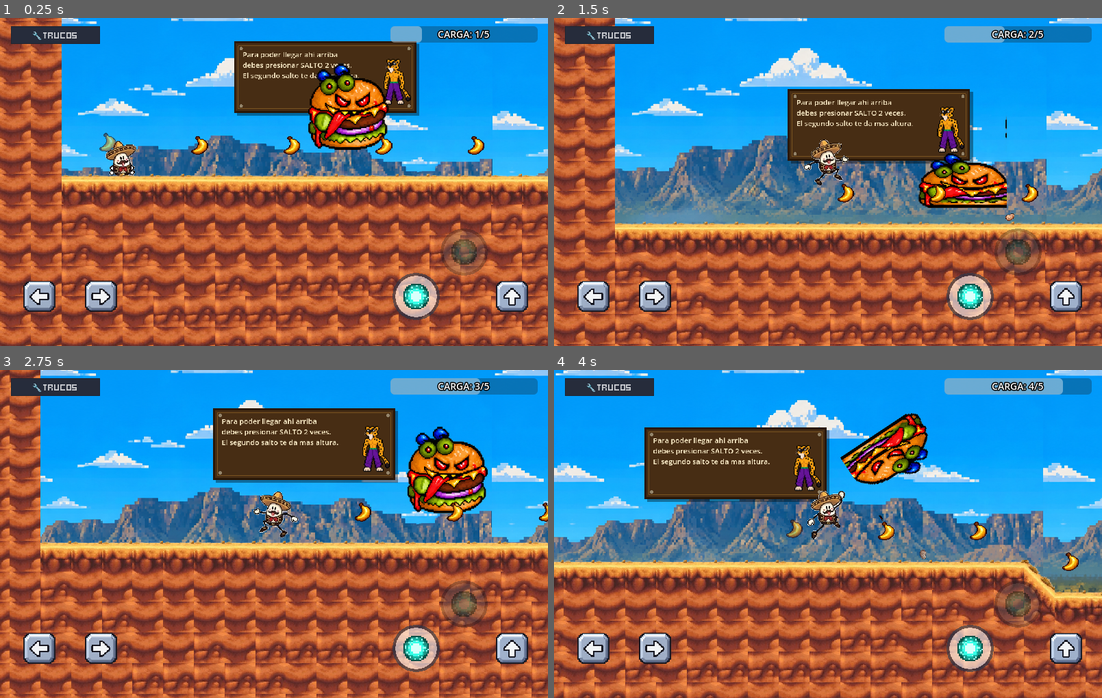
Above: before the commit, frames 1-4 (two rows, left to right).
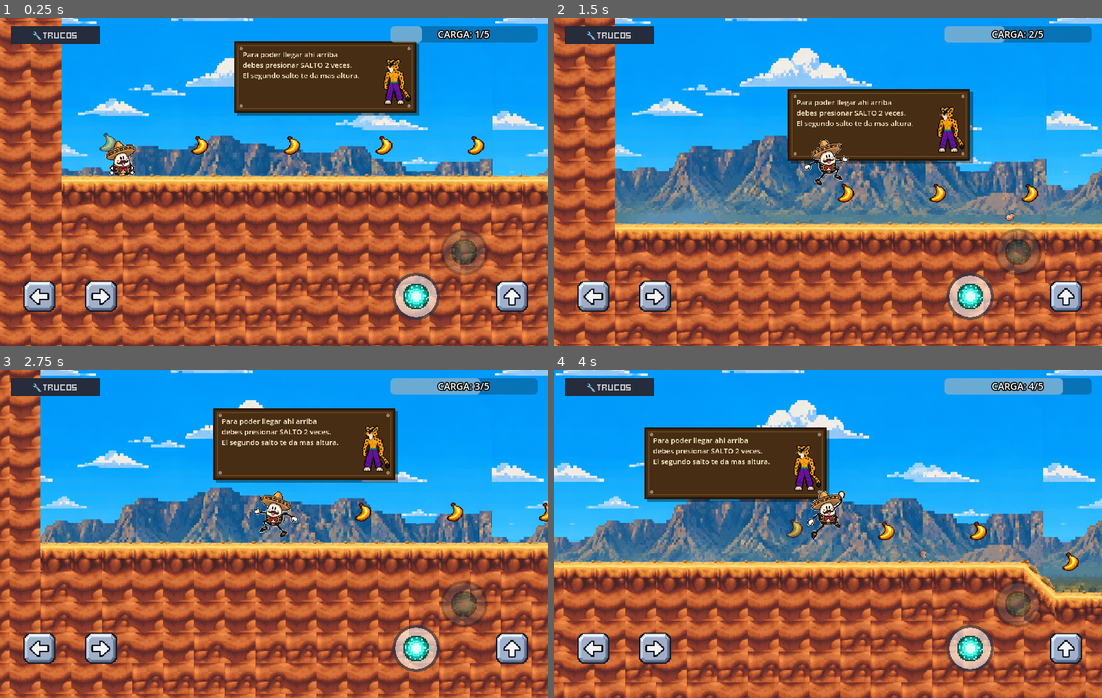
Above: after the commit, the same moments.

Repository: 2330215/aaaaaaaaaaa
Game: Godot game, scene res://game_singleplayer.tscn
The game is run twice, just before and just after one commit, with the same random seed, the same clock (stepped at 60 frames per second) and the same inputs.
Inputs (mouse positions are in pixels of both pictures, inside the frame that each line leads up to):
- Up to frame 1 (0.25 s): no input
- Up to frame 2 (1.5 s): tap Enter (ui_accept) at 0.5 s; move the mouse to (948, 83) at 0.52 s; hold Space (shoot) 0.53-1.28 s; hold Right (move_right) from 0.53 s (still down); click (948, 83) at 0.67 s; tap Up (jump) at 0.77, 1.07 s; tap X (special_attack) at 0.8, 1.35 s; move the mouse to (718, 198) at 1.27 s
- Up to frame 3 (2.75 s): tap Up (jump) at 1.52, 1.82, 2.3 s; tap Enter (ui_accept) at 1.55 s; move the mouse to (328, 461) at 2.02 s; release Right (move_right) at 2.03 s; hold Left (move_left) from 2.03 s (still down); hold Enter (ui_accept) from 2.03 s (still down)
- Up to frame 4 (4 s): move the mouse to (800, 599) at 2.77 s; release Left (move_left) at 2.78 s; release Enter (ui_accept) at 2.78 s; hold Right (move_right) from 2.78 s (still down); tap Up (jump) at 2.85, 3.02, 3.32, 3.77 s; click (800, 599) at 2.92 s; tap Space (shoot) at 3.05 s; move the mouse to (992, 583) at 3.52 s; hold Space (shoot) from 3.53 s (still down); tap X (special_attack) at 3.8 s

The runs differ from the first frame. In frame 1, 2.9% of the frame differs, in the area x 56-71%, y 13-41%; in frame 2, 2.0%; in frame 3, 3.0%, in the area x 74-89%, y 17-44%; in frame 4, 2.2%.

Commit message:
Guardar avances locales

Diff:
--- a/enemy/dialogue_enemy.gd
+++ b/enemy/dialogue_enemy.gd
@@ -7,13 +7,15 @@
 @export var dialogue_lines: Array = ["¡Hola! Bienvenid@ a este nivel."]
 @export var portrait_texture: Texture2D
 
+const DIALOGUE_BOX_SCENE := preload("res://level/dialogue_box.tscn")
+
 @onready var prompt_label: Label       = $PromptLabel
 @onready var sprite: Sprite2D          = $Sprite2D
 @onready var animation_player: AnimationPlayer = $AnimationPlayer
 @onready var interaction_area: Area2D  = $InteractionArea
 
 var _player_in_range: CharacterBody2D = null
-var _dialogue_box: Node               = null
+var _dialogue_box: DialogueBox         = null
 var _first_time: bool                 = true   # controla el auto-trigger inicial
 
 
@@ -23,8 +25,6 @@
 	if interaction_area:
 		interaction_area.body_entered.connect(_on_interaction_body_entered)
 		interaction_area.body_exited.connect(_on_interaction_body_exited)
-	if animation_player and animation_player.has_animation("idle"):
-		animation_player.play("idle")
 
 	# Habilitar detección de tap / click sobre el sprite del NPC
 	input_pickable = true
@@ -64,27 +64,24 @@
 
 func _open_dialogue() -> void:
 	# No abrir si ya hay un diálogo activo
-	if _dialogue_box and _dialogue_box.get("_active") == true:
+	if _dialogue_box and _dialogue_box._active:
 		return
 
 	# Crear el DialogueBox si no existe
 	if _dialogue_box == null:
-		var scene = load("res://level/dialogue_box.tscn")
-		if scene:
-			_dialogue_box = scene.instantiate()
-			get_tree().current_scene.add_child(_dialogue_box)
+		_dialogue_box = DIALOGUE_BOX_SCENE.instantiate()
+		get_tree().current_scene.add_child(_dialogue_box)
 
-	if not (_dialogue_box and _dialogue_box.has_method("start_dialogue")):
+	if _dialogue_box == null:
 		return
 
 	# Pausar el juego
 	get_tree().paused = true
 
 	# Reconectar señal (desconectar primero para no duplicar)
-	if _dialogue_box.has_signal("dialogue_finished"):
-		if _dialogue_box.dialogue_finished.is_connected(_on_dialogue_finished):
-			_dialogue_box.dialogue_finished.disconnect(_on_dialogue_finished)
-		_dialogue_box.dialogue_finished.connect(_on_dialogue_finished)
+	if _dialogue_box.dialogue_finished.is_connected(_on_dialogue_finished):
+		_dialogue_box.dialogue_finished.disconnect(_on_dialogue_finished)
+	_dialogue_box.dialogue_finished.connect(_on_dialogue_finished)
 
 	var port_tex := portrait_texture
 	if port_tex == null and sprite:
--- a/enemy/enemy.gd
+++ b/enemy/enemy.gd
@@ -12,10 +12,10 @@
 var _state := State.WALKING
 var facing_direction: float = 1.0
 
-@onready var gravity: int = ProjectSettings.get("physics/2d/default_gravity")
-@onready var platform_detector := $PlatformDetector as RayCast2D
-@onready var floor_detector_left := $FloorDetectorLeft as RayCast2D
-@onready var floor_detector_right := $FloorDetectorRight as RayCast2D
+var gravity: int = ProjectSettings.get_setting("physics/2d/default_gravity")
+@onready var platform_detector: RayCast2D = get_node_or_null(^"PlatformDetector")
+@onready var floor_detector_left: RayCast2D = get_node_or_null(^"FloorDetectorLeft")
+@onready var floor_detector_right: RayCast2D = get_node_or_null(^"FloorDetectorRight")
 @onready var sprite := $Sprite2D as Sprite2D
 @onready var animation_player := $AnimationPlayer as AnimationPlayer
 
@@ -31,10 +31,10 @@
 			velocity.x = WALK_SPEED * facing_direction
 		else:
 			# En el aire cambia de dirección si detecta bordes o límites
-			if not floor_detector_left.is_colliding():
+			if floor_detector_left and not floor_detector_left.is_colliding():
 				facing_direction = 1.0
 				velocity.x = WALK_SPEED
-			elif not floor_detector_right.is_colliding():
+			elif floor_detector_right and not floor_detector_right.is_colliding():
 				facing_direction = -1.0
 				velocity.x = -WALK_SPEED
 
--- a/enemy/enemy.tscn
+++ b/enemy/enemy.tscn
@@ -69,6 +69,18 @@
 "transitions": PackedFloat32Array(1),
 "update": 1,
 "values": [7]
+}
+tracks/5/type = "value"
+tracks/5/imported = false
+tracks/5/enabled = true
+tracks/5/path = NodePath("Sprite2D:vframes")
+tracks/5/interp = 1
+tracks/5/loop_wrap = true
+tracks/5/keys = {
+"times": PackedFloat32Array(0),
+"transitions": PackedFloat32Array(1),
+"update": 1,
+"values": [4]
 }
 
 [sub_resource type="Animation" id="2"]
@@ -303,6 +315,7 @@
 texture = ExtResource("2_pmsee")
 flip_h = true
 hframes = 7
+vframes = 4
 
 [node name="AnimationPlayer" type="AnimationPlayer" parent="." unique_id=1500713053]
 libraries/ = SubResource("AnimationLibrary_0kjfc")
--- a/enemy/enemy_coca.gd
+++ b/enemy/enemy_coca.gd
@@ -40,13 +40,13 @@
 			velocity.x = signf(distancia_x) * move_speed
 			sprite.flip_h = velocity.x < 0.0
 
-			if animation_player.current_animation != &"movimiento":
-				animation_player.play("walk")
+			if animation_player.current_animation != &"walk":
+				animation_player.play(&"walk")
 		else:
 			velocity.x = 0.0
 
 			if animation_player.current_animation != &"idle":
-				animation_player.play("idle")
+				animation_player.play(&"idle")
 
 		if attack_timer <= 0.0 and obtener_jugador_cercano() != null:
 			atacar()
@@ -56,7 +56,7 @@
 		velocity.x = 0.0
 
 		if animation_player.current_animation != &"idle":
-			animation_player.play("idle")
+			animation_player.play(&"idle")
 
 	move_and_slide()
 
@@ -88,7 +88,7 @@
 
 func atacar() -> void:
 	if obtener_jugador_cercano() != null:
-		animation_player.play("ataque")
+		animation_player.play(&"ataque")
 
 
 func lanzar_papa() -> void:
@@ -116,13 +116,13 @@
 	velocity = Vector2.ZERO
 
 	if animation_player.has_animation(&"destroy"):
-		animation_player.play("destroy")
+		animation_player.play(&"destroy")
 	else:
 		queue_free()
 
 
 func _on_animation_finished(animation_name: StringName) -> void:
 	if animation_name == &"ataque":
-		animation_player.play("idle")
+		animation_player.play(&"idle")
 	elif animation_name == &"destroy":
 		queue_free()
--- a/enemy/enemy_jefe.gd
+++ b/enemy/enemy_jefe.gd
@@ -19,6 +19,7 @@
 
 const SEEKER_SCENE := preload("res://enemy/jefe_seeker.tscn")
 const JAGUAR_TEX   := preload("res://enemy/jaguar_frente_64x64.png")
+const DIALOGUE_BOX_SCENE := preload("res://level/dialogue_box.tscn")
 
 var _jump_timer: float = 1.5
 var _shoot_timer: float = 2.5
@@ -83,23 +84,18 @@
 
 
 func _show_boss_dialogue() -> void:
-	var scene = load("res://level/dialogue_box.tscn")
-	if not scene:
-		return
-	var dlg = scene.instantiate()
+	var dlg := DIALOGUE_BOX_SCENE.instantiate() as DialogueBox
 	get_tree().current_scene.add_child(dlg)
 
 	get_tree().paused = true
 
-	if dlg.has_signal("dialogue_finished"):
-		dlg.dialogue_finished.connect(func() -> void:
-			get_tree().paused = false
-			await get_tree().process_frame
-			dlg.queue_free()
-		)
-
-	if dlg.has_method("start_dialogue"):
-		dlg.start_dialogue("JEFE FINAL", JAGUAR_TEX, ["texto de prueba"])
+	dlg.dialogue_finished.connect(func() -> void:
+		get_tree().paused = false
+		await get_tree().process_frame
+		dlg.queue_free()
+	)
+
+	dlg.start_dialogue("JEFE FINAL", JAGUAR_TEX, ["texto de prueba"])
 
 
 func _physics_process(delta: float) -> void:
--- a/enemy/enemy_papa.gd
+++ b/enemy/enemy_papa.gd
@@ -40,13 +40,13 @@
 			velocity.x = signf(distancia_x) * move_speed
 			sprite.flip_h = velocity.x < 0.0
 
-			if animation_player.current_animation != &"movimiento":
-				animation_player.play("movimiento")
+			if animation_player.current_animation != &"walk":
+				animation_player.play(&"walk")
 		else:
 			velocity.x = 0.0
 
 			if animation_player.current_animation != &"idle":
-				animation_player.play("idle")
+				animation_player.play(&"idle")
 
 		if attack_timer <= 0.0 and obtener_jugador_cercano() != null:
 			atacar()
@@ -56,7 +56,7 @@
 		velocity.x = 0.0
 
 		if animation_player.current_animation != &"idle":
-			animation_player.play("idle")
+			animation_player.play(&"idle")
 
 	move_and_slide()
 
@@ -88,7 +88,7 @@
 
 func atacar() -> void:
 	if obtener_jugador_cercano() != null:
-		animation_player.play("ataque")
+		animation_player.play(&"ataque")
 
 
 func lanzar_papa() -> void:
@@ -116,13 +116,13 @@
 	velocity = Vector2.ZERO
 
 	if animation_player.has_animation(&"destroy"):
-		animation_player.play("destroy")
+		animation_player.play(&"destroy")
 	else:
 		queue_free()
 
 
 func _on_animation_finished(animation_name: StringName) -> void:
 	if animation_name == &"ataque":
-		animation_player.play("idle")
+		animation_player.play(&"idle")
 	elif animation_name == &"destroy":
 		queue_free()
--- a/level/background/parallax_background.gd
+++ b/level/background/parallax_background.gd
@@ -1,10 +1,10 @@
 class_name LevelBackground extends ParallaxBackground
 
-@onready var sky_sprite1: Sprite2D = $Sky/Sprite2D
-@onready var sky_sprite2: Sprite2D = $Sky/Sprite2
-@onready var sky_sprite3: Sprite2D = $Sky/Sprite3
-@onready var mountains1: ParallaxLayer = $Mountains1
-@onready var mountains2: ParallaxLayer = $Mountains2
+@onready var sky_sprite1: Sprite2D = get_node_or_null(^"Sky/Sprite2D")
+@onready var sky_sprite2: Sprite2D = get_node_or_null(^"Sky/Sprite2")
+@onready var sky_sprite3: Sprite2D = get_node_or_null(^"Sky/Sprite3")
+@onready var mountains1: ParallaxLayer = get_node_or_null(^"Mountains1")
+@onready var mountains2: ParallaxLayer = get_node_or_null(^"Mountains2")
 
 const SKY_TEXTURE = preload("res://level/background/Sky.webp")
 const CAVE_TEXTURE = preload("res://level/background/cueva_1.webp")
--- a/level/coin.gd
+++ b/level/coin.gd
@@ -6,5 +6,7 @@
 
 
 func _on_body_entered(body: Node2D) -> void:
+	if not (body is Player):
+		return
 	animation_player.play(&"picked")
 	(body as Player).coin_collected.emit()
--- a/level/level.gd
+++ b/level/level.gd
@@ -58,6 +58,6 @@
 func _spawn_single_coin(cell: Vector2i) -> void:
 	# Vector2(0, -96) places the coins higher up above the platform
 	var spawn_pos: Vector2 = tile_map_layer.map_to_local(cell) + Vector2(0, -96)
-	var coin := COIN_SCENE.instantiate() as Area2D
+	var coin := COIN_SCENE.instantiate() as Coin
 	coin.global_position = spawn_pos
 	add_child(coin)
--- a/player/gun.gd
+++ b/player/gun.gd
@@ -17,9 +17,8 @@
 	var bullet := BULLET_SCENE.instantiate() as Bullet
 	bullet.global_position = global_position
 	bullet.linear_velocity = Vector2(direction * BULLET_VELOCITY, 0.0)
-
-	bullet.set_as_top_level(true)
 	add_child(bullet)
+	bullet.top_level = true
 	sound_shoot.play()
 	timer.start()
 	return true
@@ -32,8 +31,8 @@
 		var bullet := BULLET_SCENE.instantiate() as Bullet
 		bullet.global_position = global_position + Vector2(0, randf_range(-4, 4))
 		bullet.linear_velocity = Vector2(direction * (BULLET_VELOCITY + randf_range(-30, 50)), randf_range(-25, 25))
-		bullet.set_as_top_level(true)
 		add_child(bullet)
+		bullet.top_level = true
 		sound_shoot.play()
 		await get_tree().create_timer(0.06).timeout
 	return true
--- a/player/player.gd
+++ b/player/player.gd
@@ -27,7 +27,7 @@
 ## Used to separate controls for multiple players in splitscreen.
 @export var action_suffix := ""
 
-var gravity: int = ProjectSettings.get("physics/2d/default_gravity")
+var gravity: int = ProjectSettings.get_setting("physics/2d/default_gravity")
 var special_charge := 0
 
 @onready var platform_detector := $PlatformDetector as RayCast2D
@@ -102,20 +102,20 @@
 
 
 
-func get_new_animation(is_shooting := false) -> String:
-	var animation_new: String
+func get_new_animation(is_shooting := false) -> StringName:
+	var animation_new: StringName
 	if is_on_floor():
 		if absf(velocity.x) > 0.1:
-			animation_new = "run"
+			animation_new = &"run"
 		else:
-			animation_new = "idle"
+			animation_new = &"idle"
 	else:
 		if velocity.y > 0.0:
-			animation_new = "falling"
+			animation_new = &"falling"
 		else:
-			animation_new = "jumping"
+			animation_new = &"jumping"
 	if is_shooting:
-		animation_new += "_weapon"
+		animation_new = animation_new + &"_weapon"
 	return animation_new
 
 
